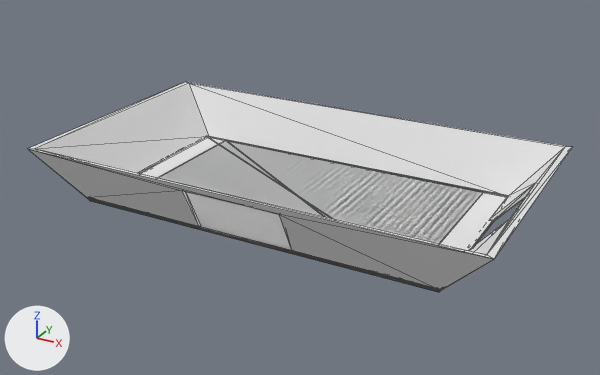
The FBX model MOOD(GameDesignProject)/Assets/Objects/TopLeft.fbx, before and after one commit.
Before and after are seen from a camera (50 mm lens) standing at (32.8, -59.7, 31.1) and looking at (0.2, -0.5, 1.5). Lighting does not change. The marker at lower left points along +X, +Y and +Z. Mesh edges are drawn as thin lines. Materials are left out; every surface is plain grey. Where no turn or scale is listed for an object, it has been applied to the vertices.

Names of what the first picture shows: 'Piso1', 'Piso1.001', 'StartRoom'.
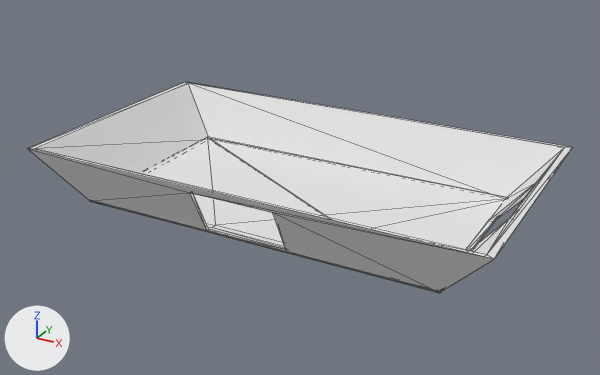
The newer file is also rescaled (x0.988), turned or shifted as a whole; pictures and numbers use the older file's frame.

Location of each change, (x1, y1, x2, y2) in pixels of the pictures (600 x 375 px):
'StartRoom', reshaped
    before: (28, 82, 572, 292)
    after: (28, 82, 572, 293)
'Piso1', mesh rescaled (15% wider, 10% taller)
    before: (123, 140, 484, 281)
    after: (89, 138, 506, 293)
'Piso1.001', deleted
    before: (100, 136, 508, 290)

The change, as a diff of the scene's bpy script:
```diff
--- a/MOOD(GameDesignProject)/Assets/Objects/TopLeft.fbx.py
+++ b/MOOD(GameDesignProject)/Assets/Objects/TopLeft.fbx.py
@@ me_piso1_002 @@
 me_piso1_002.from_pydata(...)  # 8 vertices, 12 faces; spans x -14.0..14.0, y -9.3..9.0, z 0.3..0.4
 # used by ob_piso1; location = (0.0, 0.0, 0.0)
+# me_piso1_002 part 1: the whole mesh is scaled about its middle by (-1.18, -1.01, 0.742), then moved by (0.1, 0.0, -0.1)
@@ me_startroom_001 @@
 # used by ob_startroom; location = (0.0, 0.0, 0.0)
-me_startroom_001.from_pydata(...)  # 78 vertices, 156 faces; spans x -20.7..20.8, y -11.7..11.7, z 0.1..5.1
+me_startroom_001.from_pydata(...)  # 44 vertices, 90 faces; spans x -20.7..20.8, y -11.7..11.6, z 0.0..5.1
+# me_startroom_001 part 2
+# 63 vertices are removed from x -20.7..20.8, y -11.4..11.7, z 0.1..5.1
+# 153 faces are deleted
+# 7 vertices move from x -20.2..20.2, y -9.3..11.3, z 0.1..5.1 to x -20.2..20.2, y -9.3..11.3, z 0.0..5.1
+# 23 vertices are added at x -20.7..20.8, y -11.4..11.6, z 0.0..5.1
+# 6 new vertices lie (7.6, 0.0, 0.0) away from vertices in x -3.7, y -11.4..-8.1, z 0.1..4.4
+# 87 new faces join them
@@ ob_piso1_001 @@
-ob_piso1_001 = bpy.data.objects.new('Piso1.001', me_piso1_003)
-ob_piso1_001.location = (0.0, 0.0, 0.0)
```
